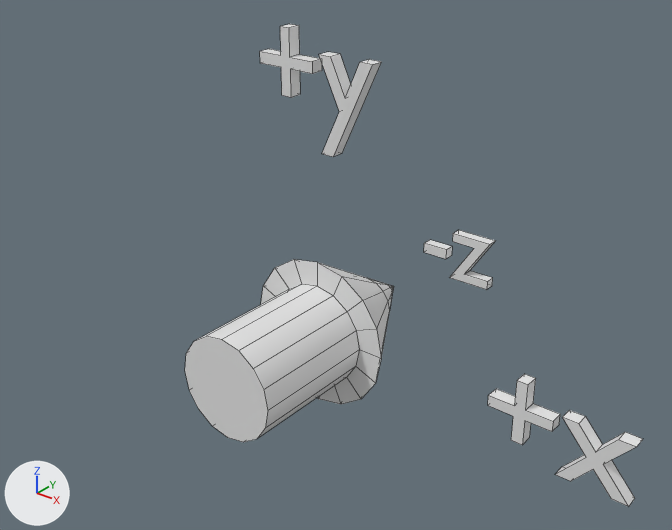
The OBJ model resources/cinnabar-render-demo/meshes/axes.obj, before and after one commit.
Rendered twice from a 50 mm camera at (3.97, -4.74, 3.57) aimed at (0.05, 0.16, 0.53). The axes (+X, +Y, +Z) are drawn at lower left. The lights are the same throughout. Mesh edges are drawn as thin lines. Where no turn or scale is listed for an object, it has been applied to the vertices.

In view in the first picture: 'axes'.
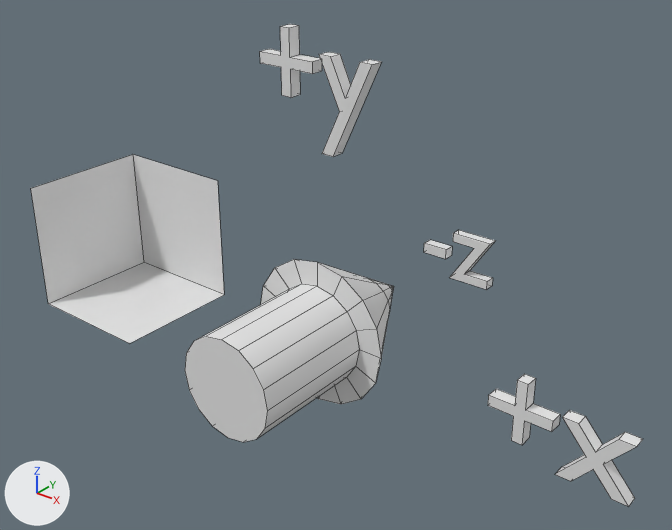
The change in detail:
me_axes has 193 vertices, 149 faces and spans x -0.6..2.54, y -1.0..2.05, z -0.6..2.29.
me_axes is used by ob_axes; location (0.0, 0.0, 0.0).
Verts and faces of me_axes; kept vertices keep their numbers, new ones are numbered from 193.
Part 1, on me_axes:
New vertex 193 is at (-2.0, -1.0, 0.0), pixel (48, 303).
New vertex 194 is at (-2.0, 0.0, 1.0), pixel (132, 154).
New vertex 195 is at (-2.0, 0.0, 0.0), pixel (143, 262).
New vertices 196, 197, 198 stand at vertices 193, 194, 195, in that order, plus (1.0, 0.0, 0.0).
New vertex 199 is at (-2.0, -1.0, 1.0), pixel (30, 188).
New faces: (194, 195, 198, 197), (193, 195, 194, 199), (193, 196, 198, 195).

Where the change shows, as pixel boxes [x1, y1, x2, y2] in the pictures (672 x 530 px):
'axes', reshaped (34% wider): before [185, 24, 643, 507]; after [31, 24, 643, 507]
part 1 of me_axes, added: after [31, 155, 224, 343]
